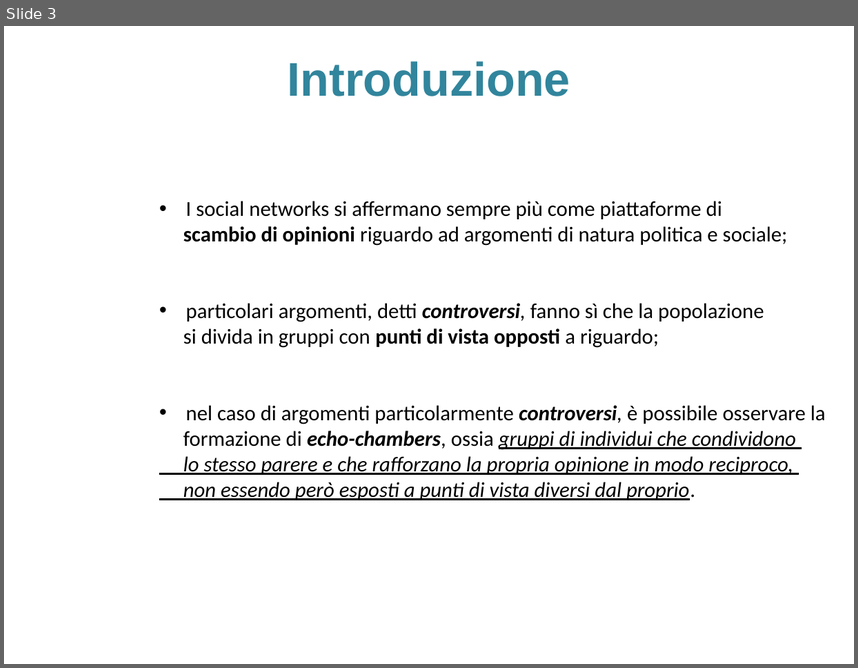
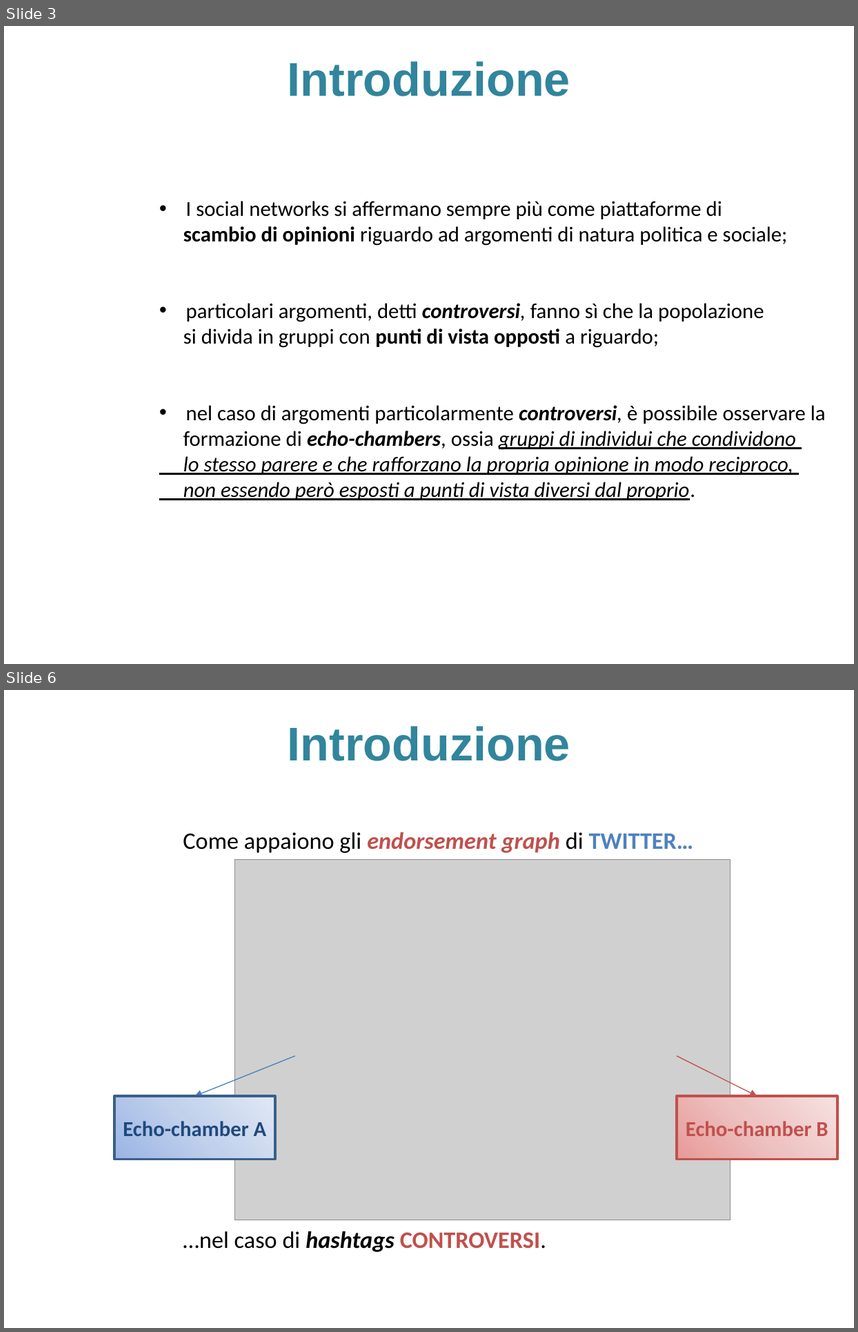
Before and after one commit to sidious1991/TesiLatex, a slide deck: PRESENTAZIONE_TESI/presentazione_agostini_stefano.pptx. Shown one above the other, each under a label of ours: slide 3 before the commit, slides 3 and 6 after it; the slides between them are not shown. The pictures are 858x668 and 858x1332 pixels, drawn with LibreOffice and Linux fonts; fonts in the diff are those of the drawing; grey boxes stand for pictures; background and template pictures are left out. Boxes give left, top, right and bottom in pixels: in the first picture for what was removed or moved away, otherwise in the second. Text is boxed around its words. In the diff, an @@ line names an element or a change of style, - is before the commit and + after.

```diff
--- a/PRESENTAZIONE_TESI/presentazione_agostini_stefano.pptx
+++ b/PRESENTAZIONE_TESI/presentazione_agostini_stefano.pptx
@@ slide 6 added at <box>4,690,854,1328</box>, background picture (left out) @@
@@ title added at <box>288,726,570,761</box>, 40 pt, text #31859C, bold @@
+Introduzione
@@ text added at <box>183,832,694,853</box>, 20 pt, text #000000, bold @@
+Come appaiono gli endorsement graph di TWITTER…
@@ picture added at <box>235,859,731,1220</box> @@
@@ arrow added from (296, 1056) to (194, 1096), #4B7EBC 0.75 pt @@
@@ arrow added from (677, 1056) to (757, 1096), #C0504D 0.75 pt @@
@@ rectangle added at <box>114,1096,275,1159</box>, fill gradient #9AB5E4 to #C2D1ED to #E1E8F5, outline #3A5F8C 2 pt, 18 pt, text #1F497D, bold @@
+Echo-chamber A
@@ rectangle added at <box>677,1096,837,1159</box>, fill gradient #E79A99 to #EEC2C1 to #F6E1E1, outline #C0504D 2 pt, 18 pt, text #C0504D, bold @@
+Echo-chamber B
@@ text added at <box>183,1231,546,1252</box>, 20 pt, text #000000, bold @@
+…nel caso di hashtags CONTROVERSI.
```
Also in this commit, not shown: 3 slides changed, 5 other slides added, 1 other file.
